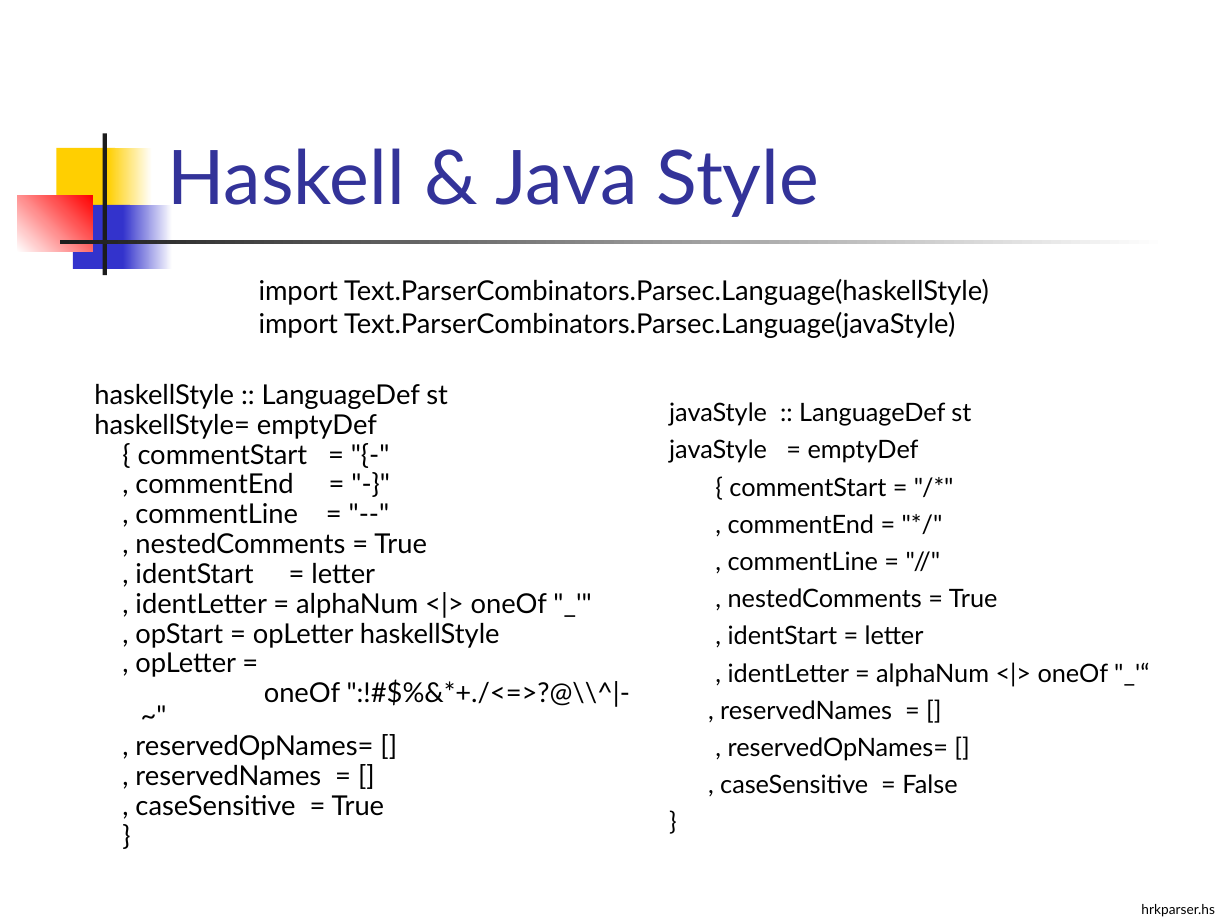
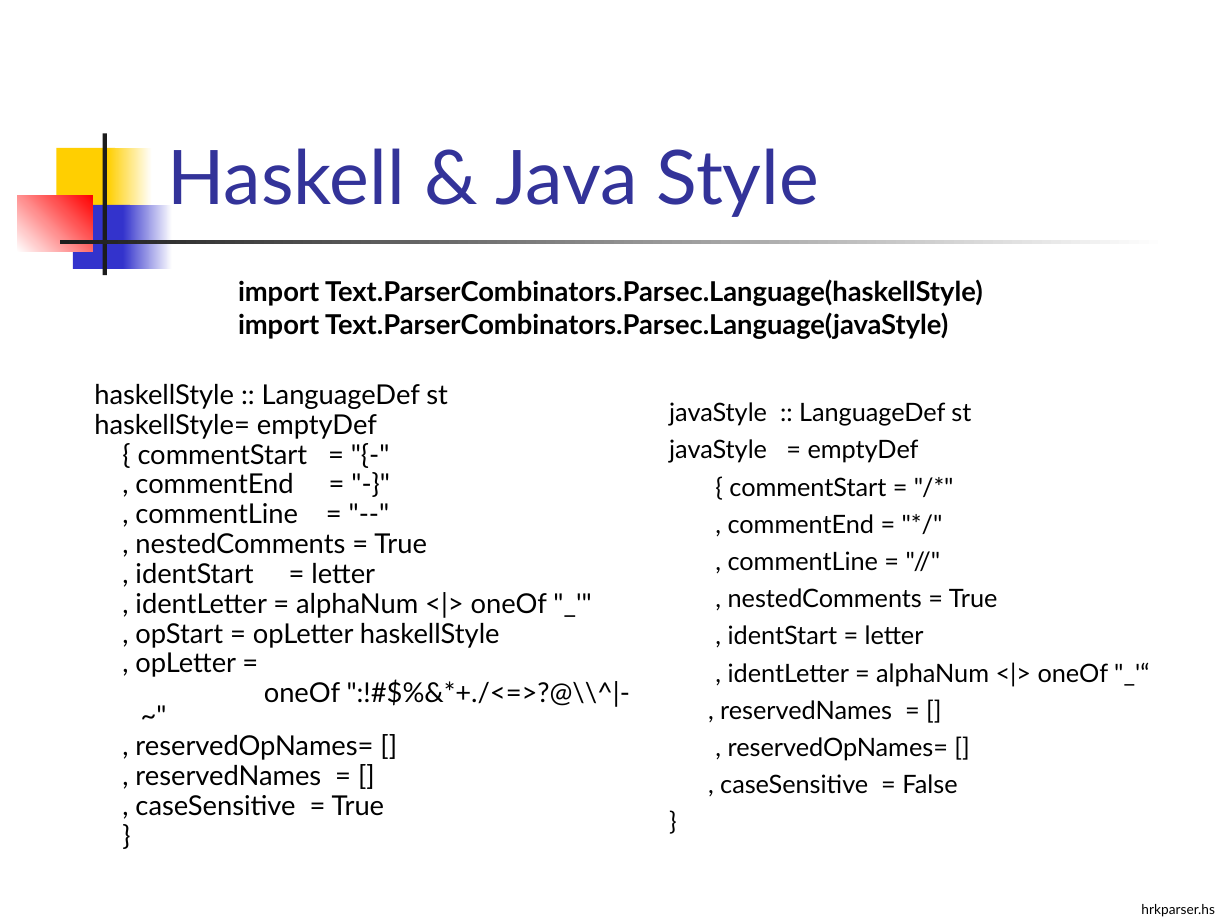
Before and after one commit to Funkcionalne/Prednasky, a slide deck: slide 25 of 10/10_fpro.ppt (slide 23 before the commit). Drawn at 1232x924 pixels with LibreOffice and Linux fonts; fonts in the diff are those of the drawing. Boxes give left, top, right and bottom in pixels: in the first picture for what was removed or moved away, otherwise in the second. Text is boxed around its words. In the diff, an @@ line names an element or a change of style, - is before the commit and + after.

```diff
--- a/10/10_fpro.ppt
+++ b/10/10_fpro.ppt
@@ text "import Text.ParserCombinators.Parsec.Language(haskellStyle)": place and size @@
-text "import Text.ParserCombinators.Parsec.Language(haskellStyle)" at box(259, 279, 989, 338)
+text "import Text.ParserCombinators.Parsec.Language(haskellStyle)" at box(238, 279, 983, 339)
@@ text "import Text.ParserCombinators.Parsec.Language(haskellStyle)" at box(238, 279, 983, 339): bold on @@
```
Also in this commit, not shown: 22 other slides changed, 2 slides added, 2 other files.
